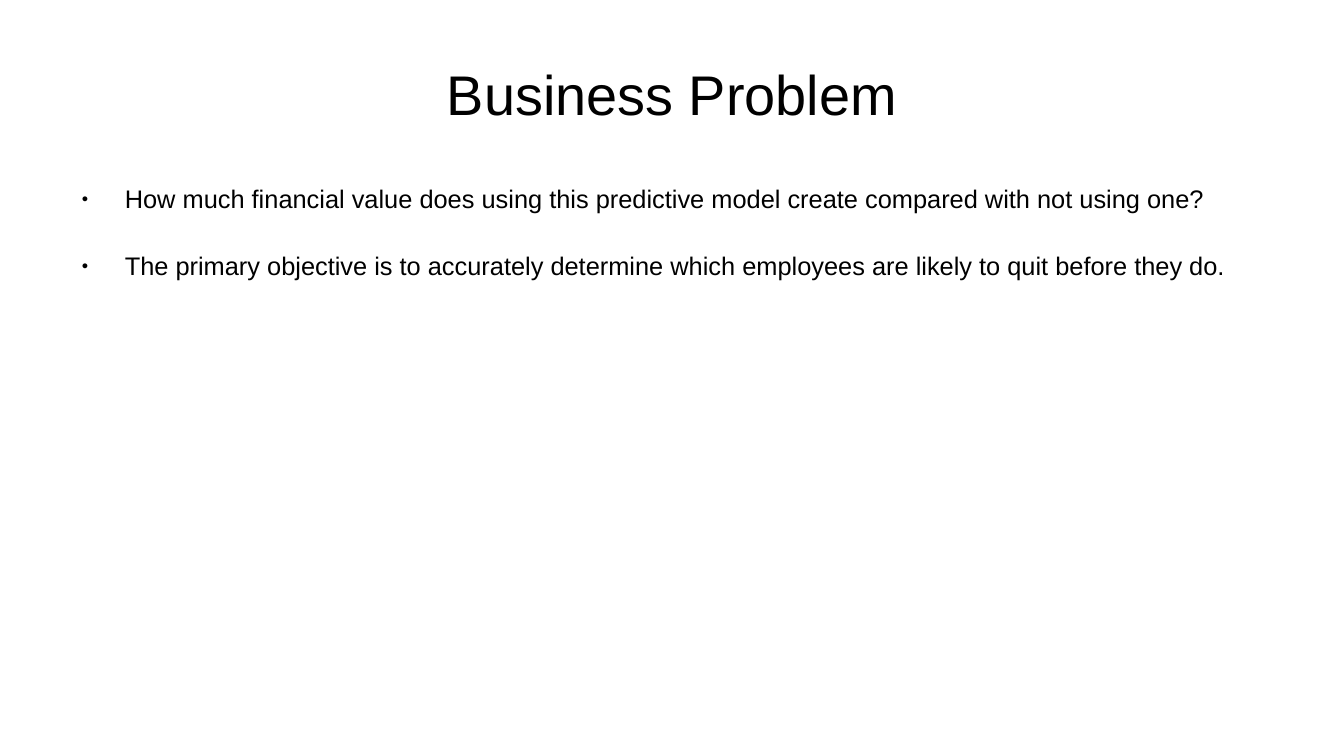
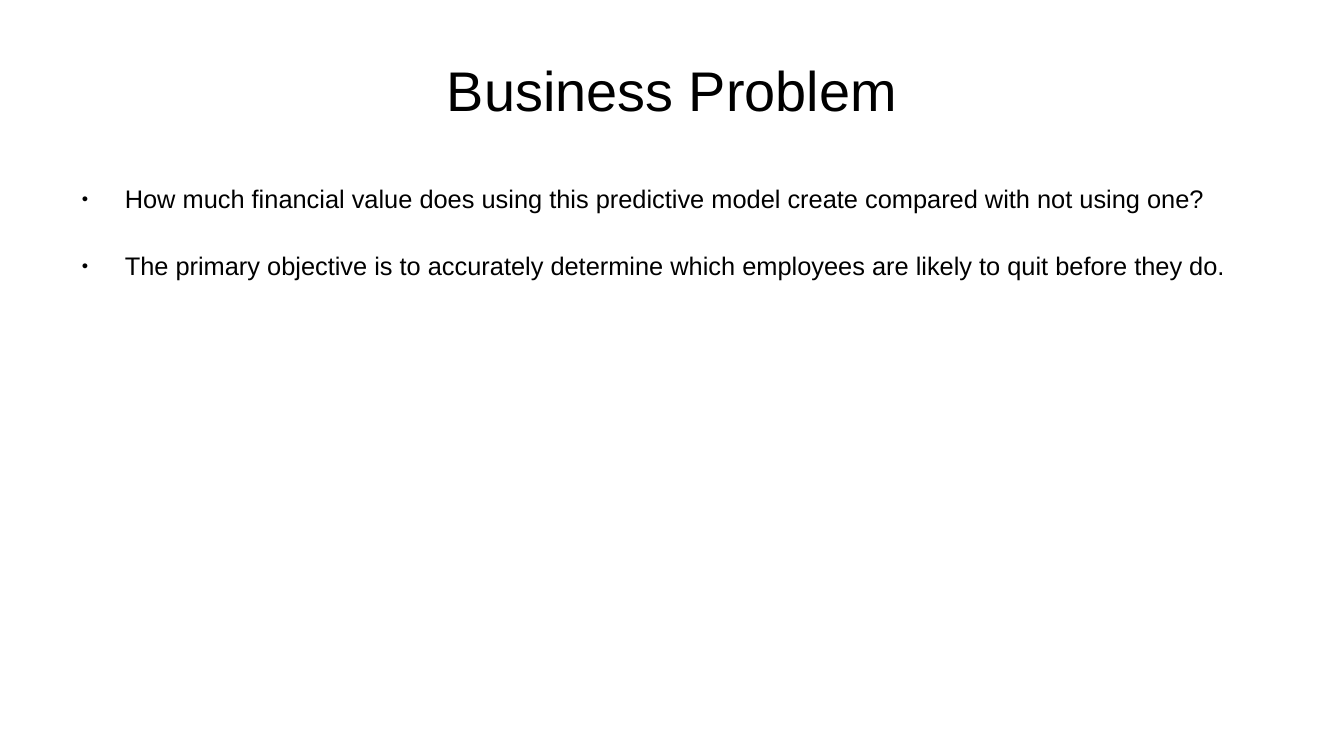
Before and after one commit to sbowler/project-one, a slide deck: slide 2 of presentations/project2_presentation.pptx. Drawn at 1344x756 pixels with LibreOffice and Linux fonts; fonts in the diff are those of the drawing; background and template pictures are left out. Boxes give left, top, right and bottom in pixels: in the first picture for what was removed or moved away, otherwise in the second. Text is boxed around its words. In the diff, an @@ line names an element or a change of style, - is before the commit and + after.

```diff
--- a/presentations/project2_presentation.pptx
+++ b/presentations/project2_presentation.pptx
@@ title "Business Problem" at (447, 70, 897, 112): line spacing 1 to 0.9 @@
```
Also in this commit, not shown: 14 other slides changed, 1 slide added, 1 slide removed, 2 other files.
